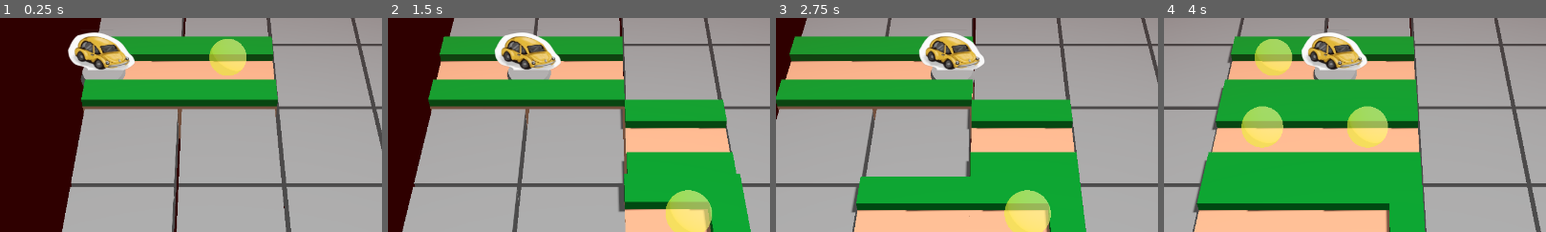
Above: before the commit, frames 1-4 (left to right).
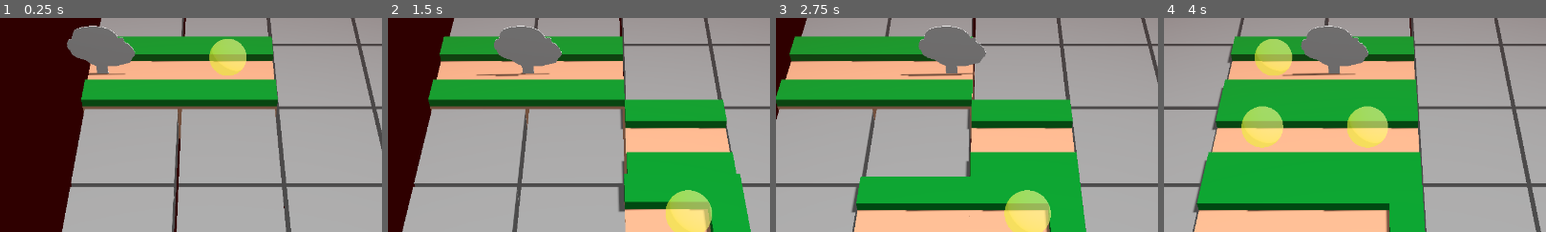
Above: after the commit, the same moments.

Repository: Pro1d/code4cause
Game: Godot game, scene res://scenes/main/GameMain.tscn
Same seed, same stepped clock (60 frames per second), same inputs: the game is played once before the commit and once after it. Sound files missing from this copy of the repository are replaced by a short silence.
Inputs (mouse positions are % of the whole screen's width and height, from its top left):
- Up to frame 1 (0.25 s): no input
- Up to frame 2 (1.5 s): tap Enter (ui_accept) at 0.5, 0.77 s; move the mouse to (72, 45) at 0.52 s; hold D (move_right) 0.53-1.28 s; move the mouse to (30, 55) at 1.27 s; hold S (move_down) from 1.28 s (still down)
- Up to frame 3 (2.75 s): tap Enter (ui_accept) at 1.52 s; move the mouse to (60, 28) at 2.02 s; release S (move_down) at 2.03 s; hold D (move_right) from 2.03 s (still down)
- Up to frame 4 (4 s): move the mouse to (45, 70) at 2.77 s; release D (move_right) at 2.78 s; hold W (move_up) 2.78-3.53 s; tap Enter (ui_accept) at 3.02, 3.77 s; move the mouse to (80, 65) at 3.52 s; hold A (move_left) from 3.53 s (still down)
The pictures show only the part of the screen within x 15-65%, y 31-81%; the shares and areas given below are measured in that part.

The runs differ from the first frame. In frame 1, 3.4% of the frame differs, in the area x 17-36%, y 3-32%; in frame 2, 3.4%; in frame 3, 3.4%, in the area x 32-55%, y 3-31%; in frame 4, 3.4%.

Commit message:
feat: use super beautiful player sprite

Diff:
--- a/scenes/player/player.tscn
+++ b/scenes/player/player.tscn
@@ -1,26 +1,16 @@
-[gd_scene load_steps=5 format=3 uid="uid://dfxnn5sgl8knh"]
+[gd_scene load_steps=4 format=3 uid="uid://dfxnn5sgl8knh"]
 
 [ext_resource type="Script" path="res://scenes/player/player.gd" id="1_0b1kw"]
-[ext_resource type="Texture2D" uid="uid://cucutvurot55x" path="res://assets/textures/player_v0_.png" id="2_f6uci"]
+[ext_resource type="ArrayMesh" uid="uid://4na4em0pfltx" path="res://assets/meshes/player.obj" id="2_i5hgk"]
 [ext_resource type="Script" path="res://scenes/player/player_movement.gd" id="3_42uji"]
-
-[sub_resource type="CylinderMesh" id="CylinderMesh_waxj5"]
-top_radius = 0.22
-bottom_radius = 0.25
-height = 0.1
 
 [node name="Player" type="Node3D"]
 script = ExtResource("1_0b1kw")
 
 [node name="Mesh" type="Node3D" parent="."]
 
-[node name="Base" type="MeshInstance3D" parent="Mesh"]
-transform = Transform3D(1, 0, 0, 0, 0.999943, -0.0106289, 0, 0.0106289, 0.999943, 0, 0, 0)
-mesh = SubResource("CylinderMesh_waxj5")
-
-[node name="Sprite3D" type="Sprite3D" parent="Mesh"]
-transform = Transform3D(0.07, 0, 0, 0, 0.07, 0, 0, 0, 0.07, 0, 0.251785, 0)
-texture = ExtResource("2_f6uci")
+[node name="Player" type="MeshInstance3D" parent="Mesh"]
+mesh = ExtResource("2_i5hgk")
 
 [node name="player_movement" type="Node" parent="."]
 script = ExtResource("3_42uji")
Not shown, added: assets/meshes/player.mtl
Not shown, added: assets/meshes/player.obj
Not shown, added: assets/meshes/player.obj.import
